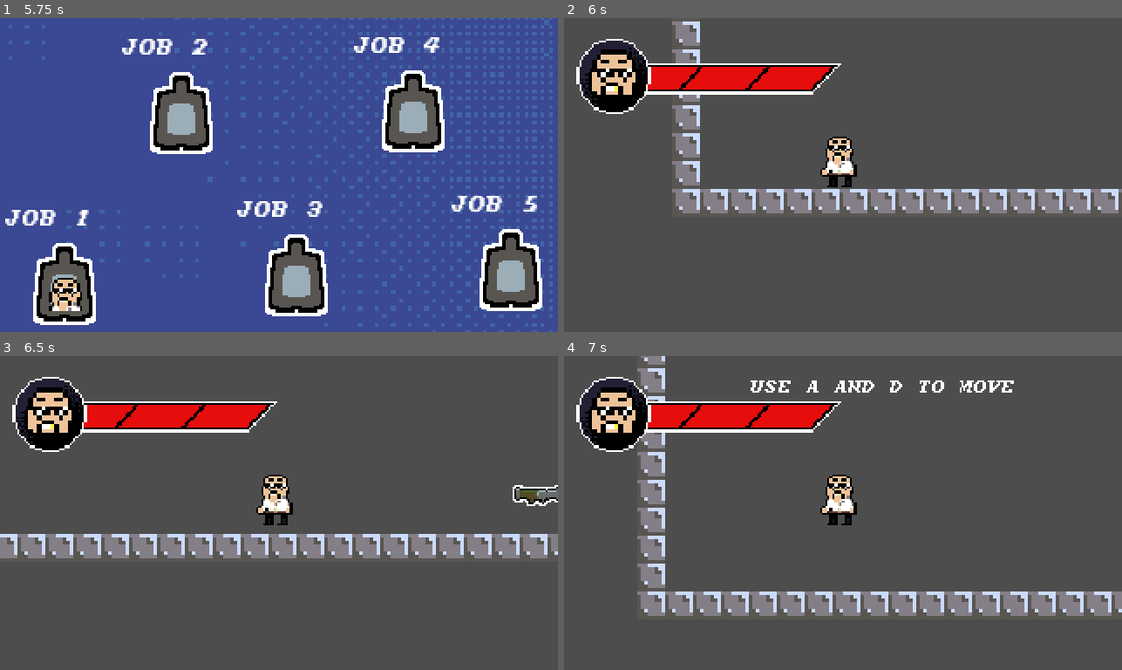
Above: before the commit, frames 1-4 (two rows, left to right).
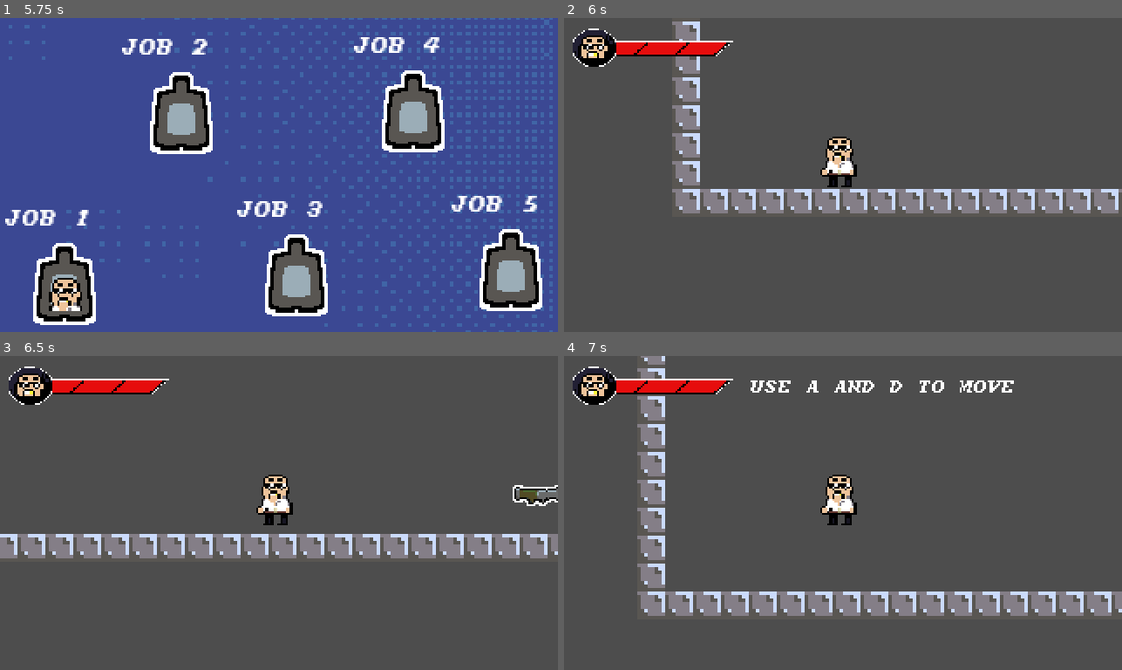
Above: after the commit, the same moments.

Repository: Flipfloppm/jump-n-gun
Game: Godot game, scene res://Levels/level_selection/title_screen.tscn
Two runs of this game, one before a commit and one after it. Both use one fixed random seed, a clock stepped at 60 frames per second and the inputs below.
Inputs (mouse positions are in pixels of both pictures, inside the frame that each line leads up to):
- Up to frame 1 (5.75 s): tap Enter (ChooseLevel) at 0.5 s; move the mouse to (401, 159) at 0.52 s; hold D (right) 0.53-1.25 s; hold Enter (ChooseLevel) 0.53-1.25 s; click (401, 159) at 0.67 s; tap Space (jump) at 0.77, 3.77, 5.27 s; click "Singleplayer" at 1.25 s; click "Host Game" at 2 s; click "Select World" at 2.75 s; tap R (Restart) at 3.5, 4.25, 5 s; move the mouse to (167, 190) at 3.52 s; hold D (right) 3.53-4.28 s; tap 2 (selectGrenadeLauncher) at 3.6 s; move the mouse to (334, 105) at 4.27 s; hold A (left) 4.28-5.03 s; tap 1 (selectRocketLauncher) at 4.35 s; move the mouse to (251, 237) at 5.02 s; hold D (right) from 5.03 s (still down); click (251, 237) at 5.1 s
- Up to frame 2 (6 s): keep holding D (right); tap R (Restart) at 5.75 s; move the mouse to (1010, 222) at 5.77 s; hold Enter (ChooseLevel) from 5.78 s (still down)
- Up to frame 3 (6.5 s): keep holding D (right); keep holding Enter (ChooseLevel); tap Space (jump) at 6.02 s
- Up to frame 4 (7 s): move the mouse to (675, 465) at 6.52 s; release D (right) at 6.53 s; release Enter (ChooseLevel) at 6.53 s; hold A (left) from 6.53 s (still down); tap 2 (selectGrenadeLauncher) at 6.6 s; tap Space (jump) at 6.77 s

Frame 1 is identical in both runs. In frame 2, 6.7% of the frame differs, in the area x 1-50%, y 3-31%; in frame 3, 6.7%; in frame 4, 6.7%.

Commit message:
resized hud to be a better fit for the 320x180 res

Diff:
--- a/UI/hud.tscn
+++ b/UI/hud.tscn
@@ -218,12 +218,13 @@
 script = ExtResource("1_uqtc4")
 
 [node name="HealthBar" type="Sprite2D" parent="."]
-position = Vector2(79.5, 41)
-scale = Vector2(1.24219, 1.28125)
+position = Vector2(48.4999, 21)
+scale = Vector2(0.757814, 0.65625)
 texture = ExtResource("2_ce33t")
 hframes = 4
 
 [node name="CharacterHead" type="TextureRect" parent="HealthBar"]
+visible = false
 offset_left = -72.8553
 offset_top = -38.2439
 offset_right = -8.85535
@@ -232,13 +233,13 @@
 
 [node name="RocketLauncherReload" type="AnimatedSprite2D" parent="."]
 visible = false
-position = Vector2(197, 34)
-scale = Vector2(2.125, 1.70833)
+position = Vector2(122, 17)
+scale = Vector2(1.46314, 1.03685)
 sprite_frames = SubResource("SpriteFrames_fylmb")
 
 [node name="GrenadeLauncherReload" type="AnimatedSprite2D" parent="."]
-position = Vector2(192, 35)
-scale = Vector2(2.375, 1.875)
+position = Vector2(120, 18)
+scale = Vector2(1.42883, 1.06862)
 sprite_frames = SubResource("SpriteFrames_6wfp5")
 
 [node name="Panel" type="Panel" parent="GrenadeLauncherReload"]
